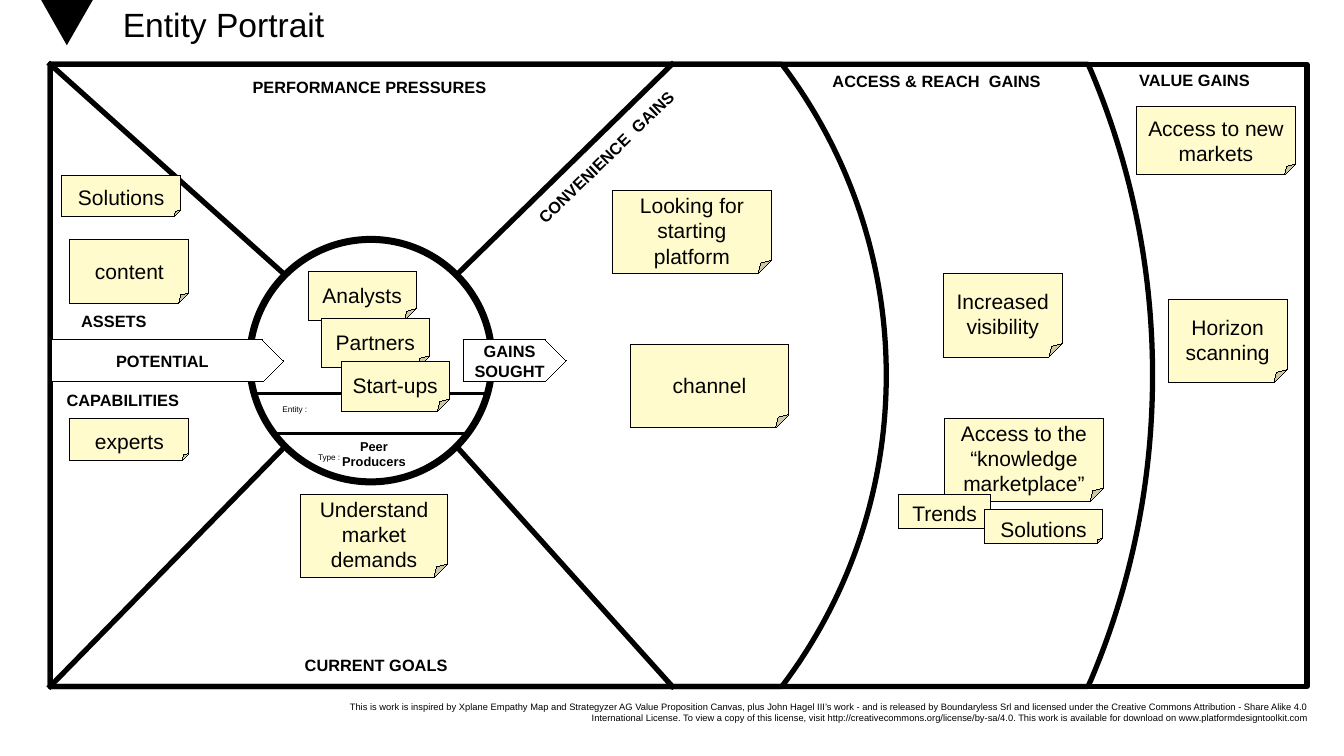
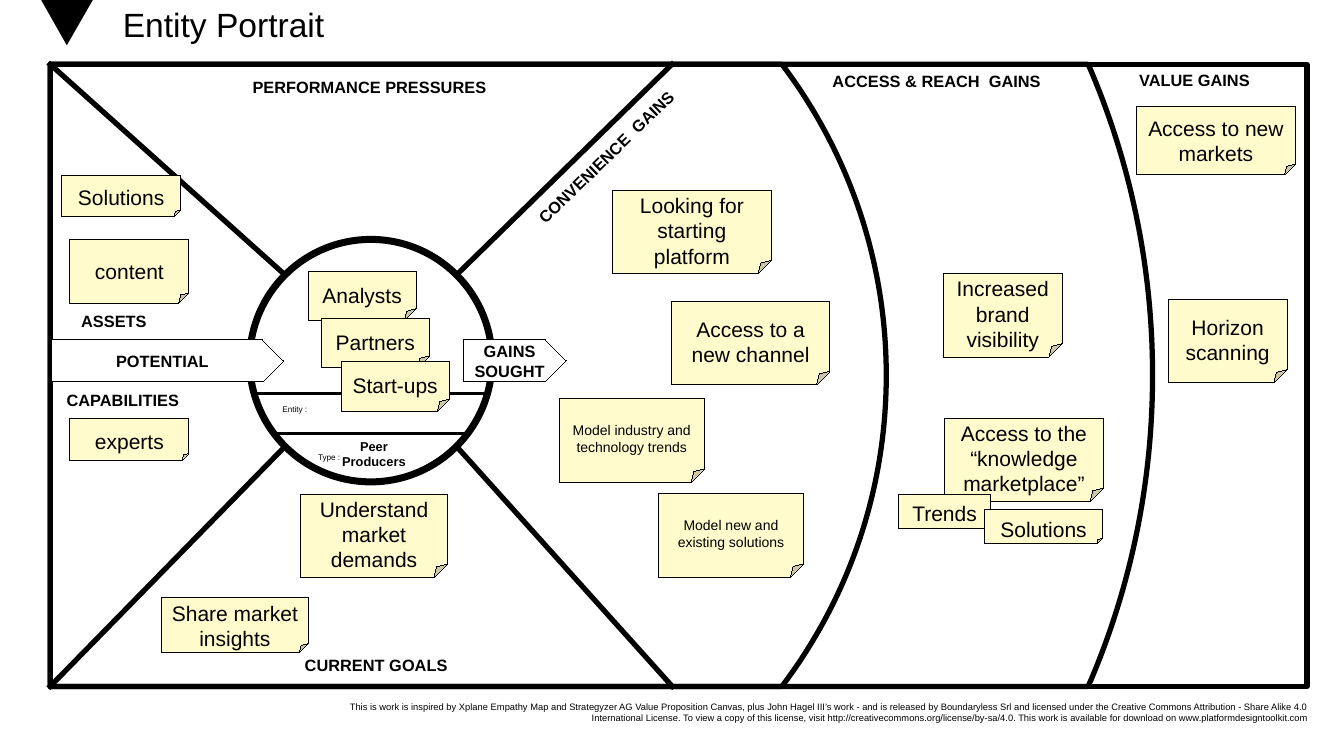
Before and after one commit to EnglishSid/DigitalExplorerSpecs, a slide deck: slide 5 of Platform/DE.OpenSource/Open Source platform Canvases.pptx. Drawn at 1344x756 pixels with LibreOffice and Linux fonts; fonts in the diff are those of the drawing; background and template pictures are left out. Boxes give left, top, right and bottom in pixels: in the first picture for what was removed or moved away, otherwise in the second. Text is boxed around its words. In the diff, an @@ line names an element or a change of style, - is before the commit and + after.

Commit message:
:pencil: auth model updates

```diff
--- a/Platform/DE.OpenSource/Open Source platform Canvases.pptx
+++ b/Platform/DE.OpenSource/Open Source platform Canvases.pptx
@@ text in folded corner at [957,280,1049,351]: text changed @@
-Increased visibility
+Increased brand visibility
@@ folded corner "Access to a new channel": place and size @@
-folded corner "Access to a new channel" at [630,345,789,428]
+folded corner "Access to a new channel" at [671,302,830,385]
@@ text in folded corner at [692,322,810,363]: text changed @@
-channel
+Access to a new channel
@@ folded corner added at [559,399,705,482], fill #FFFBCC, outline #000000 0.75 pt, 12 pt, text #000000 @@
+Model industry and technology trends
@@ folded corner added at [659,494,804,577], fill #FFFBCC, outline #000000 0.75 pt, 12 pt, text #000000 @@
+Model new and existing solutions
@@ folded corner added at [161,598,307,653], fill #FFFBCC, outline #000000 0.75 pt, 18 pt, text #000000 @@
+Share market insights
```
Also in this commit, not shown: 6 other slides changed, 1 other file.
